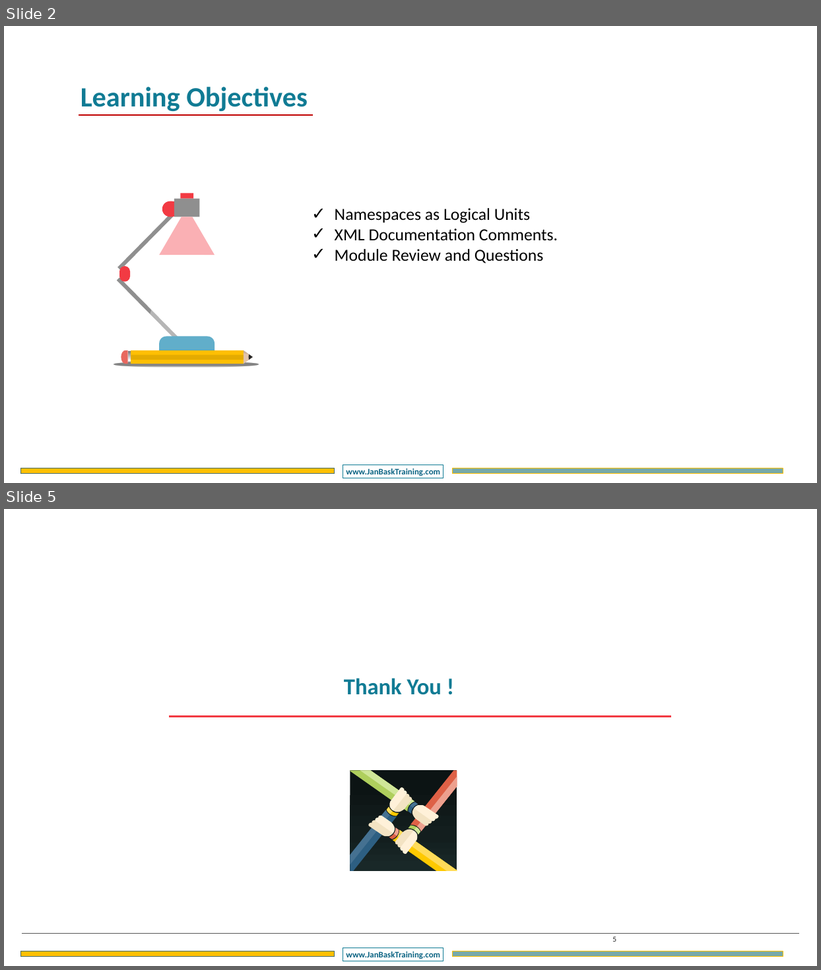
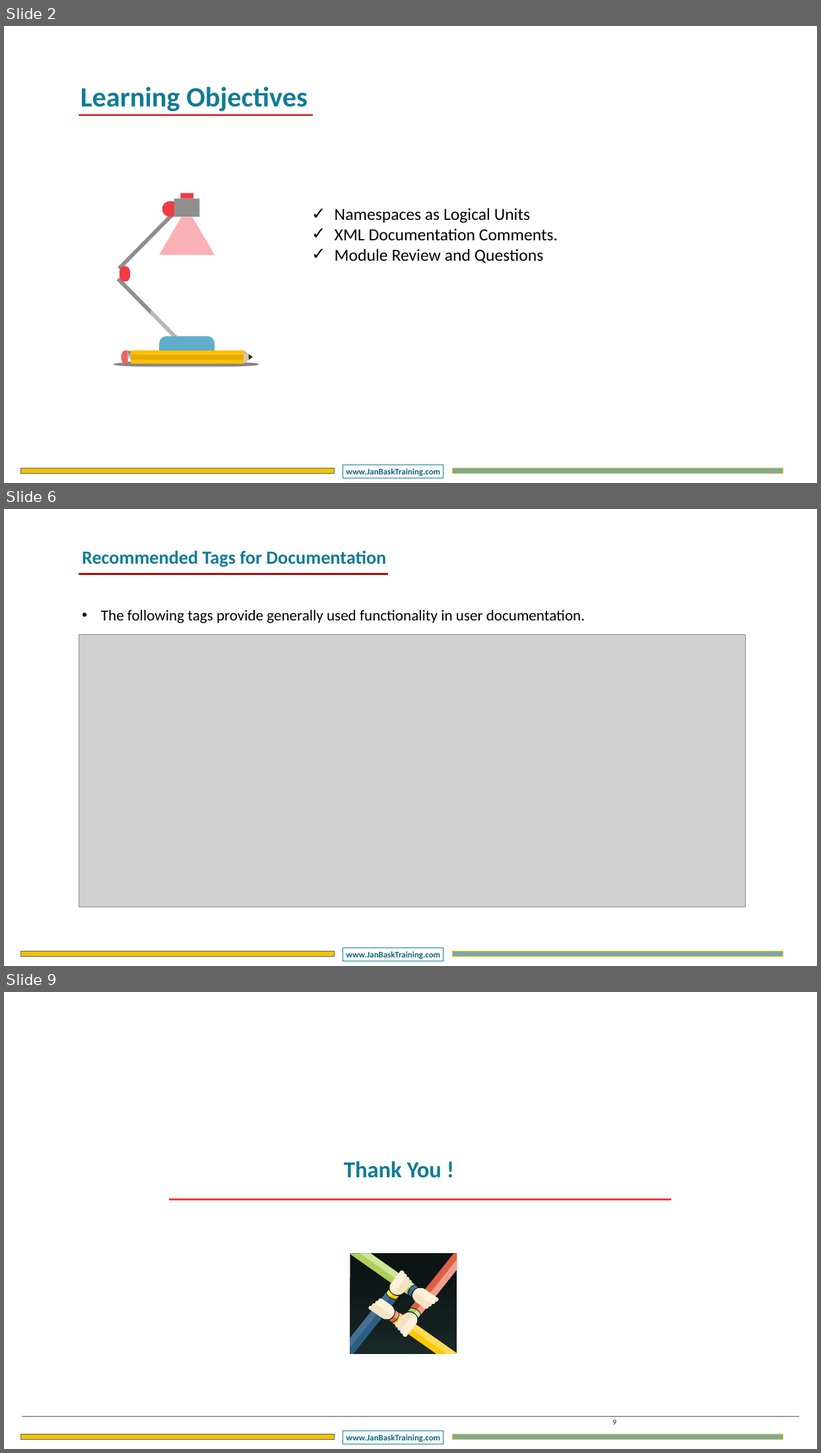
Before and after one commit to DotNetTraining/DotNetEssentials, a slide deck: slides/OOPC/OOPC - Chapter5.pptx. Shown one above the other, each under a label of ours: slides 2 and 5 before the commit, slides 2, 6 and 9 after it; the slides between them are not shown. The pictures are 821x970 and 821x1453 pixels, drawn with LibreOffice and Linux fonts; fonts in the diff are those of the drawing; grey boxes stand for pictures; background and template pictures are left out. Boxes give left, top, right and bottom in pixels: in the first picture for what was removed or moved away, otherwise in the second. Text is boxed around its words. In the diff, an @@ line names an element or a change of style, - is before the commit and + after.

```diff
--- a/slides/OOPC/OOPC - Chapter5.pptx
+++ b/slides/OOPC/OOPC - Chapter5.pptx
@@ slide 6 added at [4,509,817,966], background #FFFFFF; not listed: 3 template elements that a slide beside it also shows @@
@@ text added at [82,551,386,567], 44 pt, text #107B94, bold @@
+Recommended Tags for Documentation
@@ line added from (79, 574) to (388, 574), #C00000 4.5 pt @@
@@ text added at [101,610,585,623], 36 pt, text #000000 @@
+• The following tags provide generally used functionality in user documentation.
@@ picture added at [79,634,745,908] @@
@@ what was slide 5 is now slide 9 @@
@@ page number at [613,1420,616,1425]: text changed @@
-5
+9
```
Also in this commit, not shown: 1 slide changed, 4 other slides added, 1 slide removed, 7 other files.
